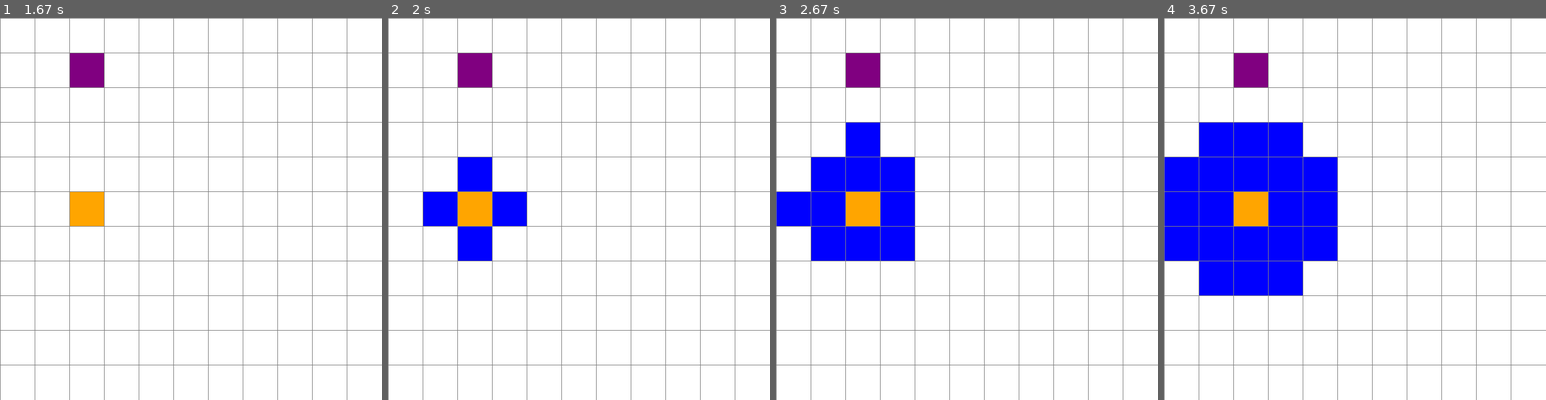
Above: before the commit, frames 1-4 (left to right).
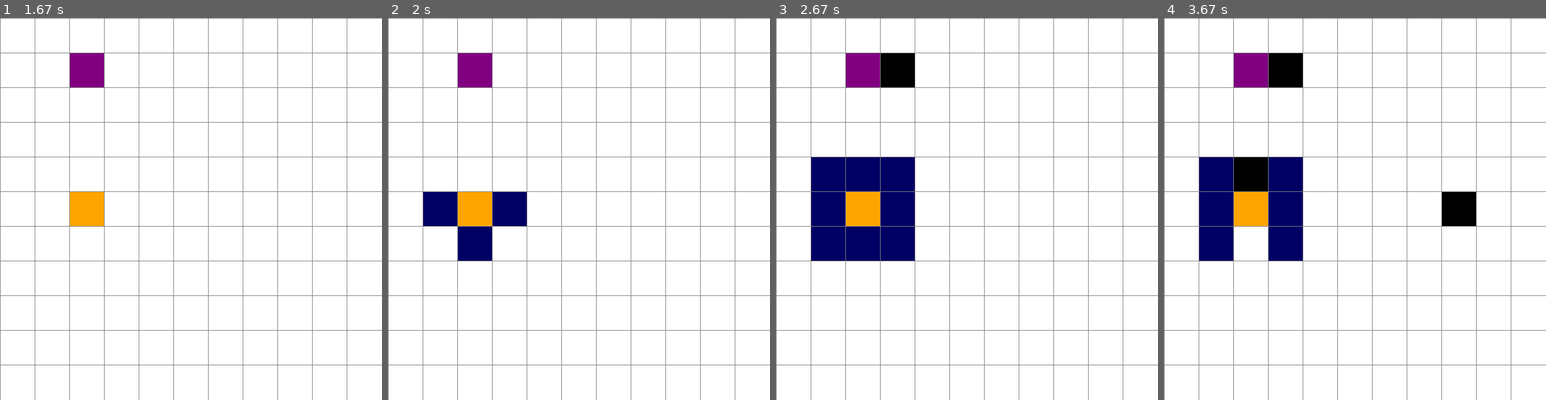
Above: after the commit, the same moments.

Repository: osvi-dev/IA
Game: pygame game, started from A*/tablero.py
Two runs of this game, one before a commit and one after it. Both use one fixed random seed, a clock stepped at 60 frames per second and the inputs below.
Inputs (mouse positions are in pixels of both pictures, inside the frame that each line leads up to):
- Up to frame 1 (1.67 s): tap B at 0.33, 1 s; click (99, 212) at 0.72 s; click (91, 67) at 1.38 s
- Up to frame 2 (2 s): tap B at 1.67 s
- Up to frame 3 (2.67 s): click (905, 82) at 2.6 s
- Up to frame 4 (3.67 s): click (1473, 201) at 2.88 s; click (1236, 159) at 3.22 s; right-click (1248, 251) at 3.55 s

Frame 1 is identical in both runs. In frame 2, 3.2% of the frame differs, in the area x 9-37%, y 36-64%; in frame 3, 8.8%; in frame 4, 18%, in the area x 0-82%, y 9-73%.

Commit message:
BugFix: arregle el calculo de f,g,h de los vecinos

Diff:
--- a/A*/algoritmo_nuevo.py
+++ b/A*/algoritmo_nuevo.py
@@ -1,3 +1,4 @@
+from locale import currency
 import numpy as np
 import time
 class Algoritmo:
@@ -22,6 +23,7 @@
         for coor, nodo in self.informacion.items():
             if nodo.es_inicio():
                 self.coor_inicio = coor
+                self.lista_cerrada.add(coor)
             elif nodo.es_fin():
                 self.coor_fin = coor
             elif nodo.es_pared():
@@ -41,14 +43,14 @@
         """
         return np.linalg.norm(np.array(a) - np.array(b))
 
-    def encontrar_vecinos(self, curr_coor):
+    def encontrar_vecinos(self, curr_coor:tuple):
         curr_x, curr_y = curr_coor
 
         # g es el costo de llegar al vecino
         # h es la distancia entre, el vecino y el final
         # f es la suma de g y h
 
-        g, h, f = None
+        g, h, f = None, None, None
 
         # El costo de las direcciones sera 10 para mov uni
         direcciones = [
@@ -64,28 +66,36 @@
 
         for dx, dy, costo in direcciones:
             next_x, next_y = curr_x + dx, curr_y + dy
+            vecino_coor = (next_x, next_y)
+
             # Comprobamos si las coordenadas son validas y ademas no esten en la lista cerrada
             # la coordenada en x es mayor a 0 y menor a la longitud del tablero
             # la coordenada en y es mayor a 0 y menor a la longitud del tablero
-            if (0 <= next_x < len(self.board) and 0 <= next_y < len(self.board[0])) and ((next_x, next_y) not in self.lista_cerrada):
+            if (0 <= next_x < len(self.board) and 0 <= next_y < len(self.board[0])) and (vecino_coor not in self.lista_cerrada):
 
                 # Camibamos el color de la casilla, para saber que es un vecino
-                self.board[next_x][next_y] = (0, 0, 100)
+                self.board[next_x][next_y].color = (0, 0, 100)
                 time.sleep(0.1)
+
                 # Verificamos el vecino es el final
                 if (next_x, next_y) == self.coor_fin:
                     # construimos el final
                     return
-            # guardamos la coordenada
-            next_coor = (next_x, next_y)
-            # verificamos que no este en la lista abierta, si esta veremos si volvemos a calcular f,g,h
-            if next_coor not in self.lista_abierta:
-                g = costo
-                h = self.heuristic(next_coor, self.coor_fin)
-                f = g + h
-                self.lista_abierta[next_coor] = (g, h, f)
 
-            self.update_callback
+                # guardamos la coordenada
+                next_coor = (next_x, next_y)
+
+                # verificamos que no este en la lista abierta, si esta veremos si volvemos a calcular f,g,h
+                if next_coor not in self.lista_abierta:
+                    g = costo
+                    h = self.heuristic(next_coor, self.coor_fin)
+                    f = g + h
+                    self.lista_abierta[next_coor] = (g, h, f)
+
+                    # primimimos por consola
+                    print(f"Nodo: {next_coor}, G: {g}, H: {h}, F: {f}")
+
+                self.update_callback()
 
     def resolver(self):
         """
@@ -105,4 +115,10 @@
         if self.coor_inicio is None or self.coor_fin is None:
             return  # No hay inicio o fin
 
+        dimensiones = (len(self.board), len(self.board[0]))
+        print(f'Las dimensiones del tablero son: {dimensiones}')
+
+        # Esta es mi lista cerrada
+        self.lista_cerrada.add(self.coor_inicio)
+
         self.encontrar_vecinos(self.coor_inicio)
--- a/A*/tablero.py
+++ b/A*/tablero.py
@@ -1,5 +1,5 @@
 import pygame
-import algoritmo
+import algoritmo_nuevo
 # Configuraciones iniciales
 ANCHO_VENTANA = 650
 VENTANA = pygame.display.set_mode((ANCHO_VENTANA, ANCHO_VENTANA))
@@ -160,7 +160,7 @@
             # la letra b para buscar el camino mas corto
             elif event.type == pygame.KEYDOWN and event.key == pygame.K_b:
                 update_ui = lambda: dibujar(VENTANA, grid, FILAS, ANCHO_VENTANA)
-                algorit = algoritmo.Algoritmo(nodos, grid, update_ui)
+                algorit = algoritmo_nuevo.Algoritmo(nodos, grid, update_ui)
                 algorit.resolver()
 
     pygame.quit()
